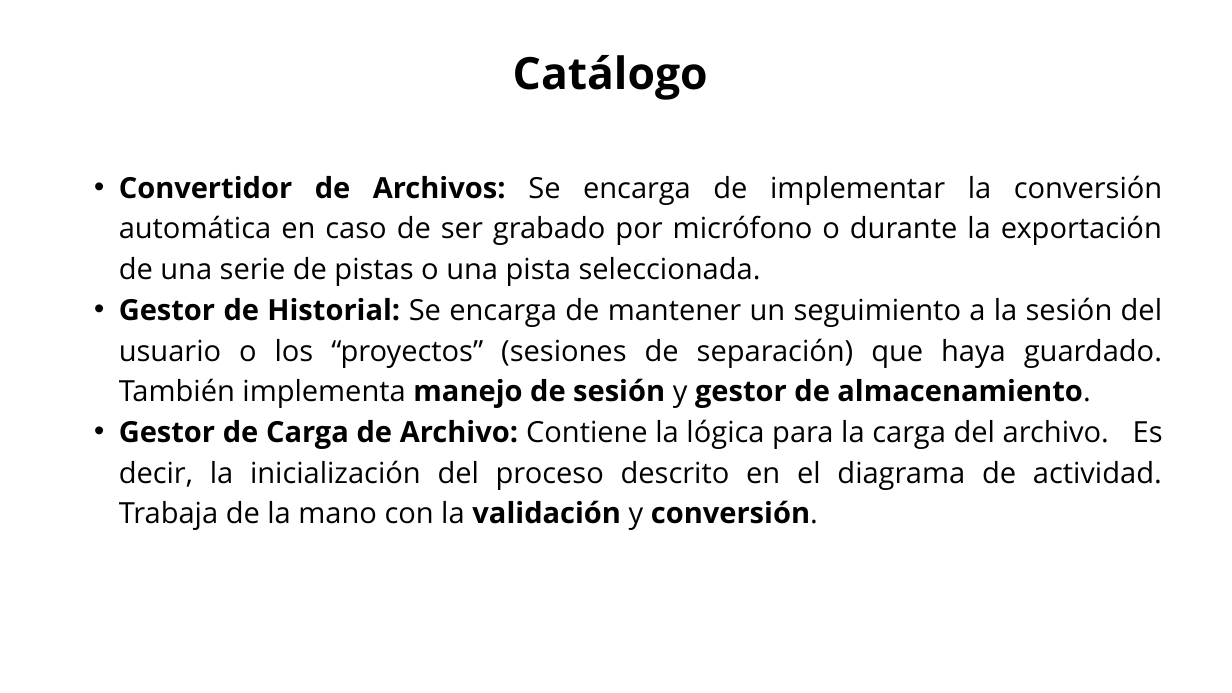
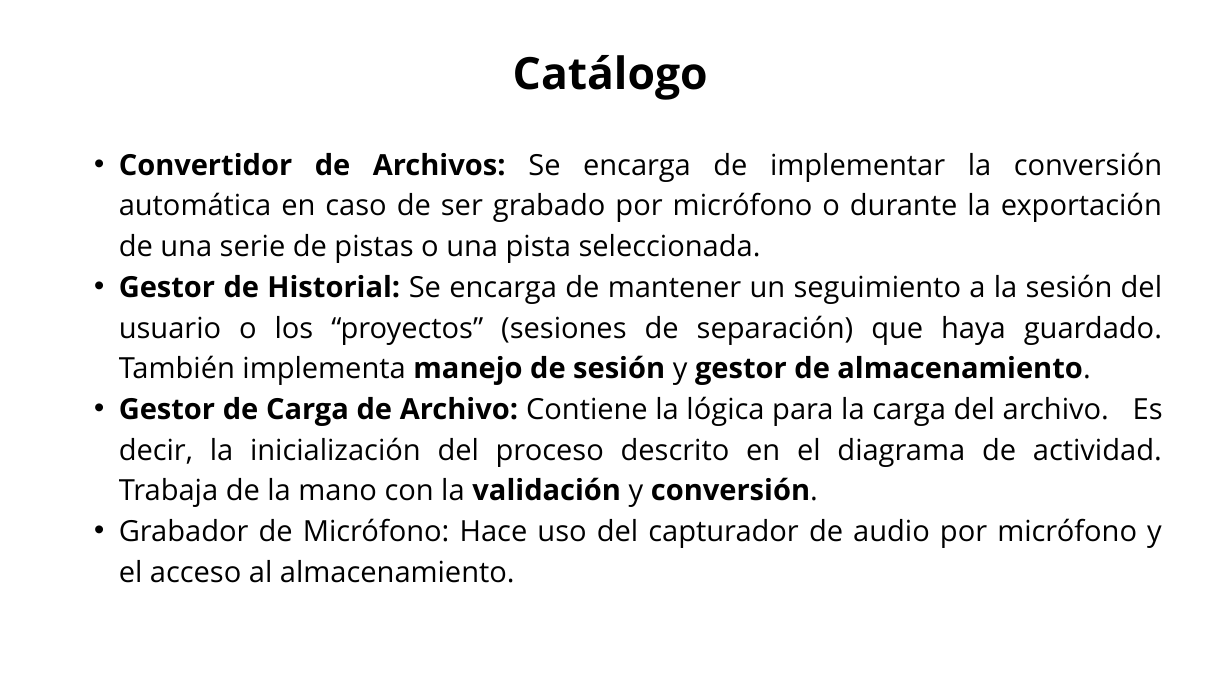
Before and after one commit to Jucer74/SoftwareArchitecture, a slide deck: slide 14 of Project/Views/SistemaSeparacionAudio.views.pptx. Drawn at 1232x693 pixels with LibreOffice and Linux fonts; fonts in the diff are those of the drawing. Boxes give left, top, right and bottom in pixels: in the first picture for what was removed or moved away, otherwise in the second. Text is boxed around its words. In the diff, an @@ line names an element or a change of style, - is before the commit and + after.

```diff
--- a/Project/Views/SistemaSeparacionAudio.views.pptx
+++ b/Project/Views/SistemaSeparacionAudio.views.pptx
@@ text "Convertidor de Archivos: Se encarga ..." moved from (x1=119, y1=175, x2=1163, y2=530) to (x1=119, y1=152, x2=1163, y2=583) @@
@@ text at (x1=119, y1=518, x2=1162, y2=583): paragraph added @@
+  • Grabador de Micrófono: Hace uso del capturador de audio por micrófono y el acceso al almacenamiento.
```
Also in this commit, not shown: 11 other slides changed.
